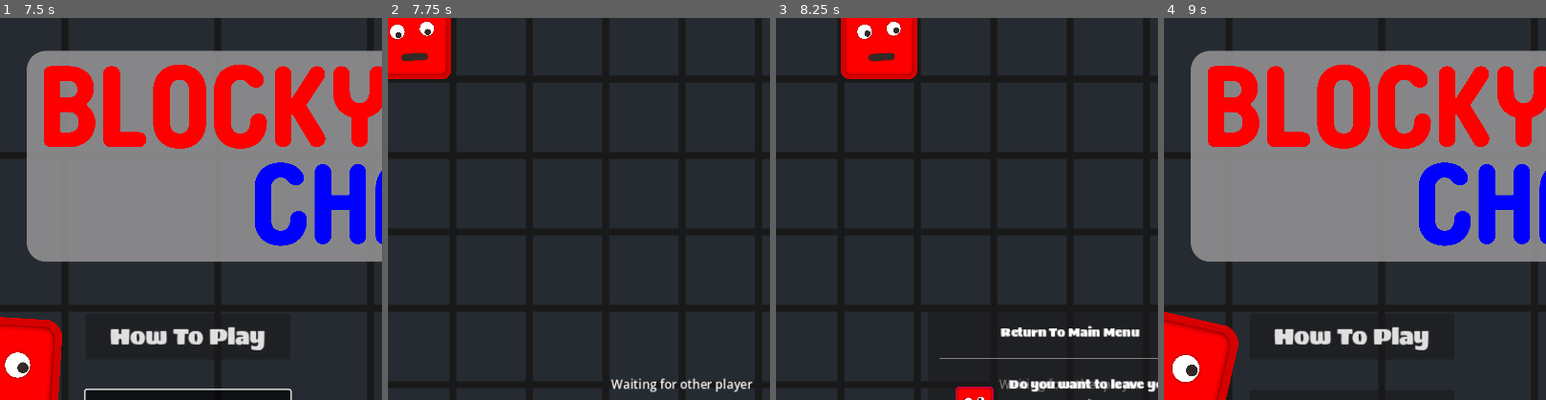
Above: before the commit, frames 1-4 (left to right).
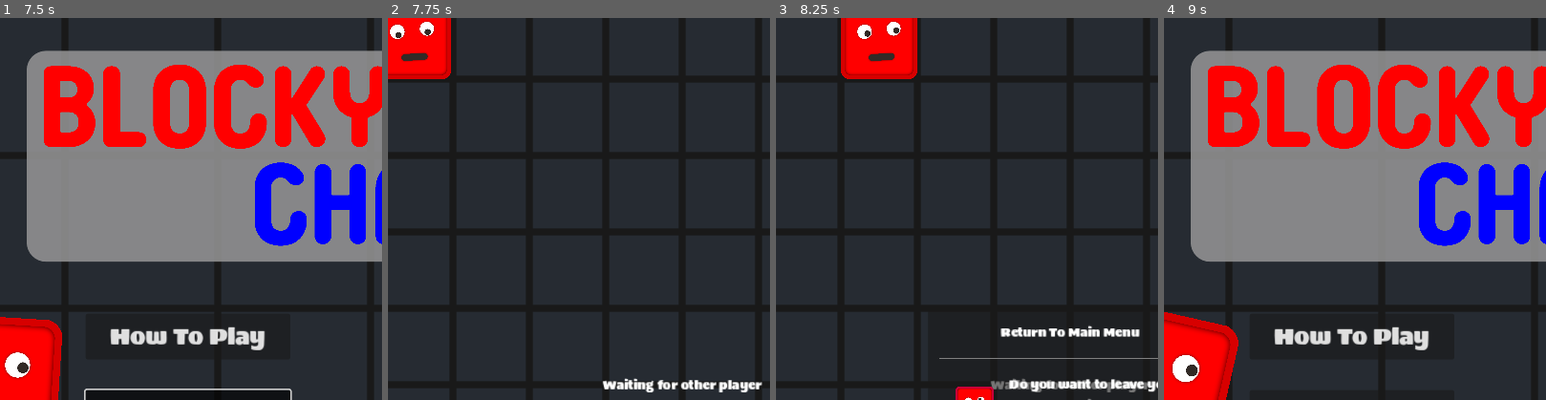
Above: after the commit, the same moments.

Repository: HephaistosForge/BlockyChaos
Game: Godot game, scene res://world/world.tscn
Same seed, same stepped clock (60 frames per second), same inputs: the game is played once before the commit and once after it.
Inputs (mouse positions are % of the whole screen's width and height, from its top left):
- Up to frame 1 (7.5 s): move the mouse to (72, 45) at 0.52 s; hold D (right) 0.53-1.28 s; click (72, 45) at 0.67 s; move the mouse to (30, 55) at 1.27 s; hold Escape (back_to_menu) 1.28-2.03 s; move the mouse to (60, 28) at 2.02 s; hold D (right) 2.03-2.78 s; move the mouse to (45, 70) at 2.77 s; hold W (up) 2.78-3.53 s; click (45, 70) at 2.92 s; move the mouse to (80, 65) at 3.52 s; hold A (left) 3.53-5.03 s; move the mouse to (20, 35) at 4.27 s; move the mouse to (55, 50) at 5.02 s; hold Escape (back_to_menu) 5.03-5.78 s; click (55, 50) at 5.17 s; move the mouse to (35, 25) at 5.77 s; hold D (right) 5.78-6.53 s; move the mouse to (72, 45) at 6.52 s; hold W (up) 6.53-7.28 s; move the mouse to (30, 55) at 7.27 s; hold D (right) from 7.28 s (still down); click (30, 55) at 7.42 s
- Up to frame 2 (7.75 s): keep holding D (right)
- Up to frame 3 (8.25 s): move the mouse to (60, 28) at 8.02 s; release D (right) at 8.03 s; hold Escape (back_to_menu) from 8.03 s (still down)
- Up to frame 4 (9 s): release Escape (back_to_menu) at 8.75 s; click "Confirm" at 8.75 s
The pictures show only the part of the screen within x 12-62%, y 2-52%; the shares and areas given below are measured in that part.

Frame 1 is identical in both runs. In frame 2, 0.9% of the frame differs, in the area x 56-98%, y 94-98%; in frame 3, 0.3%; in frame 4, nothing differs.

Commit message:
More refactorings

Diff:
--- a/entities/bullet/bullet.tscn
+++ b/entities/bullet/bullet.tscn
@@ -1,8 +1,8 @@
-[gd_scene load_steps=6 format=3 uid="uid://c1lfbitfwefcv"]
+[gd_scene load_steps=6 format=3]
 
 [ext_resource type="Script" path="res://entities/bullet/bullet.gd" id="1_lj808"]
 [ext_resource type="Texture2D" uid="uid://byack20pobxh3" path="res://entities/bullet/bullet.png" id="1_ms6q5"]
-[ext_resource type="PackedScene" uid="uid://cxbevqdrw48ny" path="res://particle_effects/bullet/bullet.tscn" id="3_1fbpg"]
+[ext_resource type="PackedScene" uid="uid://dofvk3xff5b51" path="res://entities/bullet/particles/bullet_particles.tscn" id="3_1fbpg"]
 
 [sub_resource type="CircleShape2D" id="CircleShape2D_hdqp4"]
 radius = 9.48683
--- /dev/null
+++ b/entities/bullet/particles/bullet_particles.tscn
@@ -0,0 +1,11 @@
+[gd_scene load_steps=3 format=3 uid="uid://djwmvaawq32y"]
+
+[ext_resource type="Material" uid="uid://dtgj8fteofd0n" path="res://entities/bullet/particles/bullet_particles.tres" id="1_t06vd"]
+[ext_resource type="Texture2D" uid="uid://dap1fwldbjh2l" path="res://entities/bullet/particles/circle_particle.png" id="2_i31oa"]
+
+[node name="BulletParticles" type="GPUParticles2D"]
+amount = 20
+process_material = ExtResource("1_t06vd")
+texture = ExtResource("2_i31oa")
+trail_sections = 2
+trail_section_subdivisions = 8
--- a/particle_effects/death/death.tscn
+++ b/entities/player/death_particles/death.tscn
@@ -1,16 +1,16 @@
 [gd_scene load_steps=6 format=3 uid="uid://bpwaytudrfvo2"]
 
-[ext_resource type="Material" uid="uid://bdju50f0sd4ce" path="res://particle_effects/death/death.tres" id="1_aagra"]
-[ext_resource type="Texture2D" uid="uid://ciqvshb2x1uxb" path="res://entities/player/sprites/Body.png" id="2_bx034"]
-[ext_resource type="Texture2D" uid="uid://vg24kd6ys30m" path="res://entities/player/sprites/Mouth.png" id="3_a81ln"]
-[ext_resource type="Texture2D" uid="uid://cvdjv7p31nht8" path="res://entities/player/sprites/EyeWhite.png" id="4_kymm5"]
-[ext_resource type="Texture2D" uid="uid://bf1ov78ypuakn" path="res://entities/player/sprites/EyeBlack.png" id="5_lhx1w"]
+[ext_resource type="Material" uid="uid://bdju50f0sd4ce" path="res://entities/player/death_particles/death.tres" id="1_kjkha"]
+[ext_resource type="Texture2D" uid="uid://ciqvshb2x1uxb" path="res://entities/player/sprites/Body.png" id="2_arpwi"]
+[ext_resource type="Texture2D" uid="uid://vg24kd6ys30m" path="res://entities/player/sprites/Mouth.png" id="3_5xcmy"]
+[ext_resource type="Texture2D" uid="uid://cvdjv7p31nht8" path="res://entities/player/sprites/EyeWhite.png" id="4_86eg4"]
+[ext_resource type="Texture2D" uid="uid://bf1ov78ypuakn" path="res://entities/player/sprites/EyeBlack.png" id="5_s710p"]
 
 [node name="DeathParticles" type="GPUParticles2D"]
 emitting = false
 amount = 40
-process_material = ExtResource("1_aagra")
-texture = ExtResource("2_bx034")
+process_material = ExtResource("1_kjkha")
+texture = ExtResource("2_arpwi")
 one_shot = true
 explosiveness = 1.0
 randomness = 1.0
--- a/particle_effects/bullet/bullet.tscn
+++ /dev/null
@@ -1,11 +0,0 @@
-[gd_scene load_steps=3 format=3 uid="uid://cxbevqdrw48ny"]
-
-[ext_resource type="Material" uid="uid://dtgj8fteofd0n" path="res://particle_effects/bullet/bullet.tres" id="1_vjo05"]
-[ext_resource type="Texture2D" uid="uid://dap1fwldbjh2l" path="res://particle_effects/circle_particle.png" id="2_gucc3"]
-
-[node name="bullet" type="GPUParticles2D"]
-amount = 20
-process_material = ExtResource("1_vjo05")
-texture = ExtResource("2_gucc3")
-trail_sections = 2
-trail_section_subdivisions = 8
--- a/ui/intro_screen/intro_screen.tscn
+++ b/ui/intro_screen/intro_screen.tscn
@@ -1,6 +1,6 @@
 [gd_scene load_steps=6 format=3 uid="uid://dnnr8htvksq46"]
 
-[ext_resource type="Script" path="res://world/intro_screen.gd" id="1_ln4yc"]
+[ext_resource type="Script" path="res://ui/intro_screen/intro_screen.gd" id="1_kulnv"]
 [ext_resource type="Texture2D" uid="uid://eba7rvgqxc6h" path="res://ui/intro_screen/HephaistosForge1.png" id="2_2qnbv"]
 
 [sub_resource type="Animation" id="Animation_jkl6r"]
@@ -113,7 +113,7 @@
 grow_horizontal = 2
 grow_vertical = 2
 mouse_filter = 1
-script = ExtResource("1_ln4yc")
+script = ExtResource("1_kulnv")
 
 [node name="ColorRect" type="ColorRect" parent="."]
 custom_minimum_size = Vector2(1600, 1600)
--- /dev/null
+++ b/ui/loading_dialog/loading_dialog.tscn
@@ -0,0 +1,33 @@
+[gd_scene load_steps=4 format=3 uid="uid://jloc5scb64ec"]
+
+[ext_resource type="Texture2D" uid="uid://ciyu1yyim3ms4" path="res://ui/loading_dialog/loading_icon.png" id="1_n8ggv"]
+[ext_resource type="Theme" uid="uid://dp58tqgvn7o0e" path="res://ui/theme.tres" id="1_wuh5k"]
+[ext_resource type="Script" path="res://ui/loading_dialog/loading_spinner.gd" id="2_ex42u"]
+
+[node name="LoadingDialog" type="VBoxContainer"]
+visible = false
+anchors_preset = 8
+anchor_left = 0.5
+anchor_top = 0.5
+anchor_right = 0.5
+anchor_bottom = 0.5
+offset_left = -500.0
+offset_top = -500.0
+offset_right = 500.0
+offset_bottom = 500.0
+grow_horizontal = 2
+grow_vertical = 2
+pivot_offset = Vector2(500, 515)
+theme = ExtResource("1_wuh5k")
+alignment = 1
+
+[node name="Waiting" type="Label" parent="."]
+layout_mode = 2
+text = "Waiting for other player"
+horizontal_alignment = 1
+
+[node name="LoadingCircle" type="Sprite2D" parent="."]
+position = Vector2(500, 575)
+scale = Vector2(0.1, 0.1)
+texture = ExtResource("1_n8ggv")
+script = ExtResource("2_ex42u")
--- /dev/null
+++ b/ui/menu/menu_background.tscn
@@ -0,0 +1,208 @@
+[gd_scene load_steps=9 format=3 uid="uid://dyteh5svm3sbi"]
+
+[ext_resource type="Script" path="res://ui/menu/menu_floor.gd" id="1_25t3r"]
+[ext_resource type="PackedScene" uid="uid://bmd3e8ptyq8vn" path="res://entities/menu_player/menu_player.tscn" id="2_vrct3"]
+[ext_resource type="Texture2D" uid="uid://bxhkhlyrnedka" path="res://ui/menu/blocky.png" id="3_ngs5k"]
+[ext_resource type="Texture2D" uid="uid://2c77w257aian" path="res://ui/menu/chaos.png" id="4_fug8v"]
+
+[sub_resource type="Animation" id="Animation_lk0en"]
+length = 0.001
+tracks/0/type = "value"
+tracks/0/imported = false
+tracks/0/enabled = true
+tracks/0/path = NodePath("MenuPlayerRed:rotation")
+tracks/0/interp = 1
+tracks/0/loop_wrap = true
+tracks/0/keys = {
+"times": PackedFloat32Array(0),
+"transitions": PackedFloat32Array(1),
+"update": 0,
+"values": [0.282743]
+}
+tracks/1/type = "value"
+tracks/1/imported = false
+tracks/1/enabled = true
+tracks/1/path = NodePath("MenuPlayerRed:position")
+tracks/1/interp = 1
+tracks/1/loop_wrap = true
+tracks/1/keys = {
+"times": PackedFloat32Array(0),
+"transitions": PackedFloat32Array(1),
+"update": 0,
+"values": [Vector2(-400, 1)]
+}
+tracks/2/type = "value"
+tracks/2/imported = false
+tracks/2/enabled = true
+tracks/2/path = NodePath("MenuPlayerRed:scale")
+tracks/2/interp = 1
+tracks/2/loop_wrap = true
+tracks/2/keys = {
+"times": PackedFloat32Array(0),
+"transitions": PackedFloat32Array(1),
+"update": 0,
+"values": [Vector2(1, 1)]
+}
+tracks/3/type = "value"
+tracks/3/imported = false
+tracks/3/enabled = true
+tracks/3/path = NodePath("MenuPlayerBlue:position")
+tracks/3/interp = 1
+tracks/3/loop_wrap = true
+tracks/3/keys = {
+"times": PackedFloat32Array(0),
+"transitions": PackedFloat32Array(1),
+"update": 0,
+"values": [Vector2(199, 398)]
+}
+tracks/4/type = "value"
+tracks/4/imported = false
+tracks/4/enabled = true
+tracks/4/path = NodePath("MenuPlayerBlue:rotation")
+tracks/4/interp = 1
+tracks/4/loop_wrap = true
+tracks/4/keys = {
+"times": PackedFloat32Array(0),
+"transitions": PackedFloat32Array(1),
+"update": 0,
+"values": [0.0]
+}
+tracks/5/type = "value"
+tracks/5/imported = false
+tracks/5/enabled = true
+tracks/5/path = NodePath("MenuPlayerBlue:scale")
+tracks/5/interp = 1
+tracks/5/loop_wrap = true
+tracks/5/keys = {
+"times": PackedFloat32Array(0),
+"transitions": PackedFloat32Array(1),
+"update": 0,
+"values": [Vector2(1, 1)]
+}
+
+[sub_resource type="Animation" id="Animation_cmqal"]
+resource_name = "bouncing"
+length = 2.0
+loop_mode = 1
+tracks/0/type = "value"
+tracks/0/imported = false
+tracks/0/enabled = true
+tracks/0/path = NodePath("MenuPlayerRed:rotation")
+tracks/0/interp = 2
+tracks/0/loop_wrap = true
+tracks/0/keys = {
+"times": PackedFloat32Array(0, 1),
+"transitions": PackedFloat32Array(0.812253, 0.812253),
+"update": 0,
+"values": [0.282743, -0.282743]
+}
+tracks/1/type = "value"
+tracks/1/imported = false
+tracks/1/enabled = true
+tracks/1/path = NodePath("MenuPlayerRed:position")
+tracks/1/interp = 2
+tracks/1/loop_wrap = true
+tracks/1/keys = {
+"times": PackedFloat32Array(0, 1),
+"transitions": PackedFloat32Array(0.812253, 0.812253),
+"update": 0,
+"values": [Vector2(-400, 1), Vector2(-395, 1)]
+}
+tracks/2/type = "value"
+tracks/2/imported = false
+tracks/2/enabled = true
+tracks/2/path = NodePath("MenuPlayerRed:scale")
+tracks/2/interp = 2
+tracks/2/loop_wrap = true
+tracks/2/keys = {
+"times": PackedFloat32Array(0, 1),
+"transitions": PackedFloat32Array(0.812253, 0.812253),
+"update": 0,
+"values": [Vector2(1, 1), Vector2(0.75, 0.75)]
+}
+tracks/3/type = "value"
+tracks/3/imported = false
+tracks/3/enabled = true
+tracks/3/path = NodePath("MenuPlayerBlue:rotation")
+tracks/3/interp = 2
+tracks/3/loop_wrap = true
+tracks/3/keys = {
+"times": PackedFloat32Array(0, 1),
+"transitions": PackedFloat32Array(0.784584, 0.784584),
+"update": 0,
+"values": [-0.282743, 0.282743]
+}
+tracks/4/type = "value"
+tracks/4/imported = false
+tracks/4/enabled = true
+tracks/4/path = NodePath("MenuPlayerBlue:position")
+tracks/4/interp = 2
+tracks/4/loop_wrap = true
+tracks/4/keys = {
+"times": PackedFloat32Array(0, 1),
+"transitions": PackedFloat32Array(0.784584, 0.784584),
+"update": 0,
+"values": [Vector2(205, 398), Vector2(205, 398)]
+}
+tracks/5/type = "value"
+tracks/5/imported = false
+tracks/5/enabled = true
+tracks/5/path = NodePath("MenuPlayerBlue:scale")
+tracks/5/interp = 2
+tracks/5/loop_wrap = true
+tracks/5/keys = {
+"times": PackedFloat32Array(0, 1),
+"transitions": PackedFloat32Array(0.784584, 0.784584),
+"update": 0,
+"values": [Vector2(1, 1), Vector2(0.75, 0.75)]
+}
+
+[sub_resource type="AnimationLibrary" id="AnimationLibrary_a8210"]
+_data = {
+"RESET": SubResource("Animation_lk0en"),
+"bouncing": SubResource("Animation_cmqal")
+}
+
+[sub_resource type="StyleBoxFlat" id="StyleBoxFlat_j5pu1"]
+bg_color = Color(0.6, 0.6, 0.6, 0.831373)
+corner_radius_top_left = 25
+corner_radius_top_right = 25
+corner_radius_bottom_right = 25
+corner_radius_bottom_left = 25
+
+[node name="MenuBackground" type="Node2D"]
+
+[node name="MenuFloor" type="Sprite2D" parent="."]
+centered = false
+script = ExtResource("1_25t3r")
+
+[node name="MenuPlayerRed" parent="." instance=ExtResource("2_vrct3")]
+position = Vector2(-400, 1)
+rotation = 0.282743
+
+[node name="MenuPlayerBlue" parent="." instance=ExtResource("2_vrct3")]
+position = Vector2(199, 398)
+color = Color(0, 0, 1, 1)
+
+[node name="AnimationPlayer" type="AnimationPlayer" parent="."]
+autoplay = "bouncing"
+libraries = {
+"": SubResource("AnimationLibrary_a8210")
+}
+
+[node name="LogoBackground" type="PanelContainer" parent="."]
+offset_left = -350.0
+offset_top = -437.0
+offset_right = 354.0
+offset_bottom = -161.0
+theme_override_styles/panel = SubResource("StyleBoxFlat_j5pu1")
+
+[node name="Blocky" type="Sprite2D" parent="."]
+position = Vector2(-104, -364)
+scale = Vector2(0.275, 0.275)
+texture = ExtResource("3_ngs5k")
+
+[node name="Chaos" type="Sprite2D" parent="."]
+position = Vector2(141, -236)
+scale = Vector2(0.275, 0.275)
+texture = ExtResource("4_fug8v")
--- a/world/world.tscn
+++ b/world/world.tscn
@@ -1,16 +1,12 @@
-[gd_scene load_steps=26 format=3 uid="uid://de3s6l2peruyr"]
+[gd_scene load_steps=18 format=3 uid="uid://de3s6l2peruyr"]
 
 [ext_resource type="Script" path="res://world/world.gd" id="1_nu8f6"]
 [ext_resource type="Script" path="res://world/floor.gd" id="1_qsj2w"]
+[ext_resource type="PackedScene" uid="uid://dyteh5svm3sbi" path="res://ui/menu/menu_background.tscn" id="2_akp5v"]
 [ext_resource type="Script" path="res://world/multiplayer.gd" id="2_c2arv"]
-[ext_resource type="Script" path="res://ui/menu/menu_floor.gd" id="2_xqiec"]
-[ext_resource type="Script" path="res://world/loading_spinner.gd" id="4_6jm1b"]
-[ext_resource type="Texture2D" uid="uid://bxhkhlyrnedka" path="res://ui/menu/blocky.png" id="4_b0rf0"]
-[ext_resource type="PackedScene" uid="uid://bmd3e8ptyq8vn" path="res://entities/menu_player/menu_player.tscn" id="4_l7k3v"]
 [ext_resource type="Script" path="res://world/big_floating_message_container.gd" id="5_f3boa"]
 [ext_resource type="Script" path="res://world/gameover.gd" id="5_kpq7d"]
-[ext_resource type="Texture2D" uid="uid://2c77w257aian" path="res://ui/menu/chaos.png" id="5_wpdls"]
-[ext_resource type="Texture2D" uid="uid://ciyu1yyim3ms4" path="res://world/loading_icon.png" id="7_6eblg"]
+[ext_resource type="PackedScene" uid="uid://jloc5scb64ec" path="res://ui/loading_dialog/loading_dialog.tscn" id="7_1bxb2"]
 [ext_resource type="Script" path="res://world/restart.gd" id="7_v7vsj"]
 [ext_resource type="Theme" uid="uid://dp58tqgvn7o0e" path="res://ui/theme.tres" id="9_54h2v"]
 [ext_resource type="PackedScene" uid="uid://c17ktta1s2to7" path="res://ui/connection_dialog/connection_dialog.tscn" id="13_yffd8"]
@@ -18,171 +14,6 @@
 [ext_resource type="PackedScene" uid="uid://83o7d5xjb155" path="res://ui/settings_dialog/settings.tscn" id="17_rpdj3"]
 [ext_resource type="AudioStream" uid="uid://dkphkpim1ixa5" path="res://audio/music/background.mp3" id="18_jjlqk"]
 [ext_resource type="PackedScene" uid="uid://cw8tswel1ykl7" path="res://ui/difficulty_dialog/difficulty_dialog.tscn" id="18_x41xh"]
-
-[sub_resource type="Animation" id="Animation_lk0en"]
-length = 0.001
-tracks/0/type = "value"
-tracks/0/imported = false
-tracks/0/enabled = true
-tracks/0/path = NodePath("MenuPlayerRed:rotation")
-tracks/0/interp = 1
-tracks/0/loop_wrap = true
-tracks/0/keys = {
-"times": PackedFloat32Array(0),
-"transitions": PackedFloat32Array(1),
-"update": 0,
-"values": [0.282743]
-}
-tracks/1/type = "value"
-tracks/1/imported = false
-tracks/1/enabled = true
-tracks/1/path = NodePath("MenuPlayerRed:position")
-tracks/1/interp = 1
-tracks/1/loop_wrap = true
-tracks/1/keys = {
-"times": PackedFloat32Array(0),
-"transitions": PackedFloat32Array(1),
-"update": 0,
-"values": [Vector2(-400, 1)]
-}
-tracks/2/type = "value"
-tracks/2/imported = false
-tracks/2/enabled = true
-tracks/2/path = NodePath("MenuPlayerRed:scale")
-tracks/2/interp = 1
-tracks/2/loop_wrap = true
-tracks/2/keys = {
-"times": PackedFloat32Array(0),
-"transitions": PackedFloat32Array(1),
-"update": 0,
-"values": [Vector2(1, 1)]
-}
-tracks/3/type = "value"
-tracks/3/imported = false
-tracks/3/enabled = true
-tracks/3/path = NodePath("MenuPlayerBlue:position")
-tracks/3/interp = 1
-tracks/3/loop_wrap = true
-tracks/3/keys = {
-"times": PackedFloat32Array(0),
-"transitions": PackedFloat32Array(1),
-"update": 0,
-"values": [Vector2(199, 398)]
-}
-tracks/4/type = "value"
-tracks/4/imported = false
-tracks/4/enabled = true
-tracks/4/path = NodePath("MenuPlayerBlue:rotation")
-tracks/4/interp = 1
-tracks/4/loop_wrap = true
-tracks/4/keys = {
-"times": PackedFloat32Array(0),
-"transitions": PackedFloat32Array(1),
-"update": 0,
-"values": [0.0]
-}
-tracks/5/type = "value"
-tracks/5/imported = false
-tracks/5/enabled = true
-tracks/5/path = NodePath("MenuPlayerBlue:scale")
-tracks/5/interp = 1
-tracks/5/loop_wrap = true
-tracks/5/keys = {
-"times": PackedFloat32Array(0),
-"transitions": PackedFloat32Array(1),
-"update": 0,
-"values": [Vector2(1, 1)]
-}
-
-[sub_resource type="Animation" id="Animation_cmqal"]
-resource_name = "bouncing"
-length = 2.0
-loop_mode = 1
-tracks/0/type = "value"
-tracks/0/imported = false
-tracks/0/enabled = true
-tracks/0/path = NodePath("MenuPlayerRed:rotation")
-tracks/0/interp = 2
-tracks/0/loop_wrap = true
-tracks/0/keys = {
-"times": PackedFloat32Array(0, 1),
-"transitions": PackedFloat32Array(0.812253, 0.812253),
-"update": 0,
-"values": [0.282743, -0.282743]
-}
-tracks/1/type = "value"
-tracks/1/imported = false
-tracks/1/enabled = true
-tracks/1/path = NodePath("MenuPlayerRed:position")
-tracks/1/interp = 2
-tracks/1/loop_wrap = true
-tracks/1/keys = {
-"times": PackedFloat32Array(0, 1),
-"transitions": PackedFloat32Array(0.812253, 0.812253),
-"update": 0,
-"values": [Vector2(-400, 1), Vector2(-395, 1)]
-}
-tracks/2/type = "value"
-tracks/2/imported = false
-tracks/2/enabled = true
-tracks/2/path = NodePath("MenuPlayerRed:scale")
-tracks/2/interp = 2
-tracks/2/loop_wrap = true
-tracks/2/keys = {
-"times": PackedFloat32Array(0, 1),
-"transitions": PackedFloat32Array(0.812253, 0.812253),
-"update": 0,
-"values": [Vector2(1, 1), Vector2(0.75, 0.75)]
-}
-tracks/3/type = "value"
-tracks/3/imported = false
-tracks/3/enabled = true
-tracks/3/path = NodePath("MenuPlayerBlue:rotation")
-tracks/3/interp = 2
-tracks/3/loop_wrap = true
-tracks/3/keys = {
-"times": PackedFloat32Array(0, 1),
-"transitions": PackedFloat32Array(0.784584, 0.784584),
-"update": 0,
-"values": [-0.282743, 0.282743]
-}
-tracks/4/type = "value"
-tracks/4/imported = false
-tracks/4/enabled = true
-tracks/4/path = NodePath("MenuPlayerBlue:position")
-tracks/4/interp = 2
-tracks/4/loop_wrap = true
-tracks/4/keys = {
-"times": PackedFloat32Array(0, 1),
-"transitions": PackedFloat32Array(0.784584, 0.784584),
-"update": 0,
-"values": [Vector2(205, 398), Vector2(205, 398)]
-}
-tracks/5/type = "value"
-tracks/5/imported = false
-tracks/5/enabled = true
-tracks/5/path = NodePath("MenuPlayerBlue:scale")
-tracks/5/interp = 2
-tracks/5/loop_wrap = true
-tracks/5/keys = {
-"times": PackedFloat32Array(0, 1),
-"transitions": PackedFloat32Array(0.784584, 0.784584),
-"update": 0,
-"values": [Vector2(1, 1), Vector2(0.75, 0.75)]
-}
-
-[sub_resource type="AnimationLibrary" id="AnimationLibrary_a8210"]
-_data = {
-"RESET": SubResource("Animation_lk0en"),
-"bouncing": SubResource("Animation_cmqal")
-}
-
-[sub_resource type="StyleBoxFlat" id="StyleBoxFlat_j5pu1"]
-bg_color = Color(0.6, 0.6, 0.6, 0.831373)
-corner_radius_top_left = 25
-corner_radius_top_right = 25
-corner_radius_bottom_right = 25
-corner_radius_bottom_left = 25
 
 [sub_resource type="LabelSettings" id="LabelSettings_bkkiv"]
 font_size = 99
@@ -210,74 +41,15 @@
 [node name="World" type="Node2D" groups=["world"]]
 script = ExtResource("1_nu8f6")
 
-[node name="MenuBackground" type="Node2D" parent="."]
-
-[node name="MenuFloor" type="Sprite2D" parent="MenuBackground"]
-centered = false
-script = ExtResource("2_xqiec")
-
-[node name="MenuPlayerRed" parent="MenuBackground" instance=ExtResource("4_l7k3v")]
-position = Vector2(-400, 1)
-rotation = 0.282743
-
-[node name="MenuPlayerBlue" parent="MenuBackground" instance=ExtResource("4_l7k3v")]
-position = Vector2(199, 398)
-color = Color(0, 0, 1, 1)
-
-[node name="AnimationPlayer" type="AnimationPlayer" parent="MenuBackground"]
-autoplay = "bouncing"
-libraries = {
-"": SubResource("AnimationLibrary_a8210")
-}
-
-[node name="LogoBackground" type="PanelContainer" parent="MenuBackground"]
-offset_left = -350.0
-offset_top = -437.0
-offset_right = 354.0
-offset_bottom = -161.0
-theme_override_styles/panel = SubResource("StyleBoxFlat_j5pu1")
-
-[node name="Blocky" type="Sprite2D" parent="MenuBackground"]
-position = Vector2(-104, -364)
-scale = Vector2(0.275, 0.275)
-texture = ExtResource("4_b0rf0")
-
-[node name="Chaos" type="Sprite2D" parent="MenuBackground"]
-position = Vector2(141, -236)
-scale = Vector2(0.275, 0.275)
-texture = ExtResource("5_wpdls")
+[node name="MenuBackground" parent="." instance=ExtResource("2_akp5v")]
 
 [node name="Floor" type="Sprite2D" parent="."]
 visible = false
 centered = false
 script = ExtResource("1_qsj2w")
 
-[node name="Waiting" type="VBoxContainer" parent="."]
-visible = false
-anchors_preset = 8
-anchor_left = 0.5
-anchor_top = 0.5
-anchor_right = 0.5
-anchor_bottom = 0.5
-offset_left = -500.0
-offset_top = -500.0
-offset_right = 500.0
-offset_bottom = 500.0
-grow_horizontal = 2
-grow_vertical = 2
-pivot_offset = Vector2(500, 515)
-alignment = 1
-
-[node name="Waiting" type="Label" parent="Waiting"]
-layout_mode = 2
-text = "Waiting for other player"
-horizontal_alignment = 1
-
-[node name="Sprite2D" type="Sprite2D" parent="Waiting"]
-position = Vector2(500, 575)
-scale = Vector2(0.1, 0.1)
-texture = ExtResource("7_6eblg")
-script = ExtResource("4_6jm1b")
+[node name="Waiting" parent="." instance=ExtResource("7_1bxb2")]
+theme = ExtResource("9_54h2v")
 
 [node name="BigFloatingMessageContainer" type="VBoxContainer" parent="."]
 visible = false
Renamed: particle_effects/bullet/bullet.tres -> entities/bullet/particles/bullet_particles.tres
Renamed: particle_effects/circle_particle.png -> entities/bullet/particles/circle_particle.png
Not shown, changed: entities/bullet/particles/circle_particle.png.import
Renamed: particle_effects/death/death.tres -> entities/player/death_particles/death.tres
Not shown: 1 places in entities/player/death_particles/death.tscn that only renumber resources
Binary file removed: particle_effects/spark_particle.png
Renamed: world/intro_screen.gd -> ui/intro_screen/intro_screen.gd
Renamed: world/loading_icon.png -> ui/loading_dialog/loading_icon.png
Not shown, changed: ui/loading_dialog/loading_icon.png.import
Renamed: world/loading_spinner.gd -> ui/loading_dialog/loading_spinner.gd
Not shown, removed: world/loading_icon.png.import
